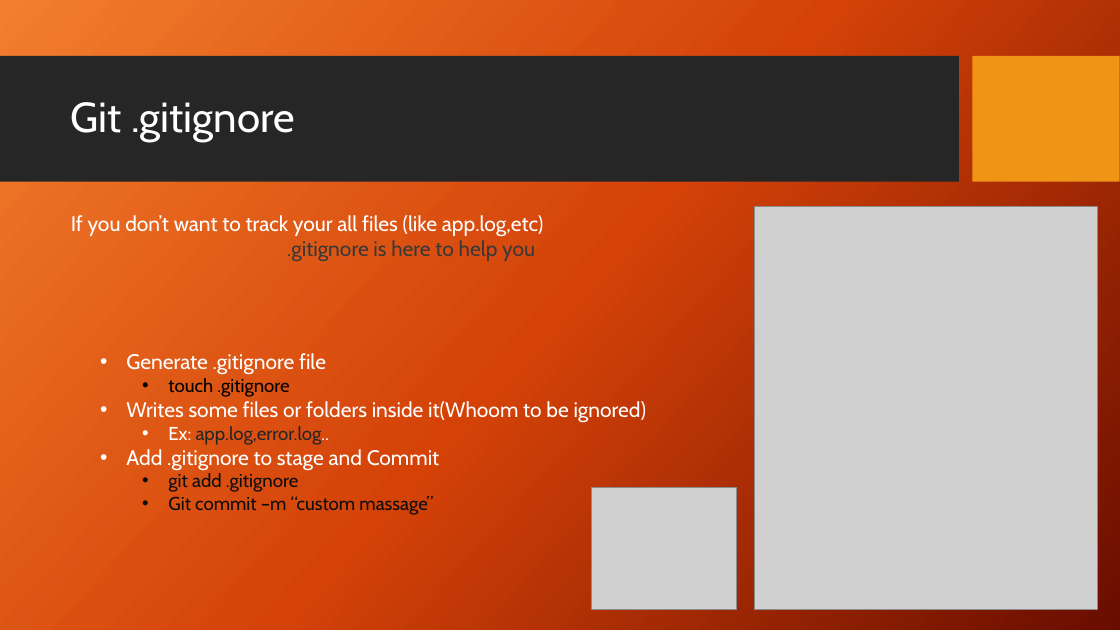
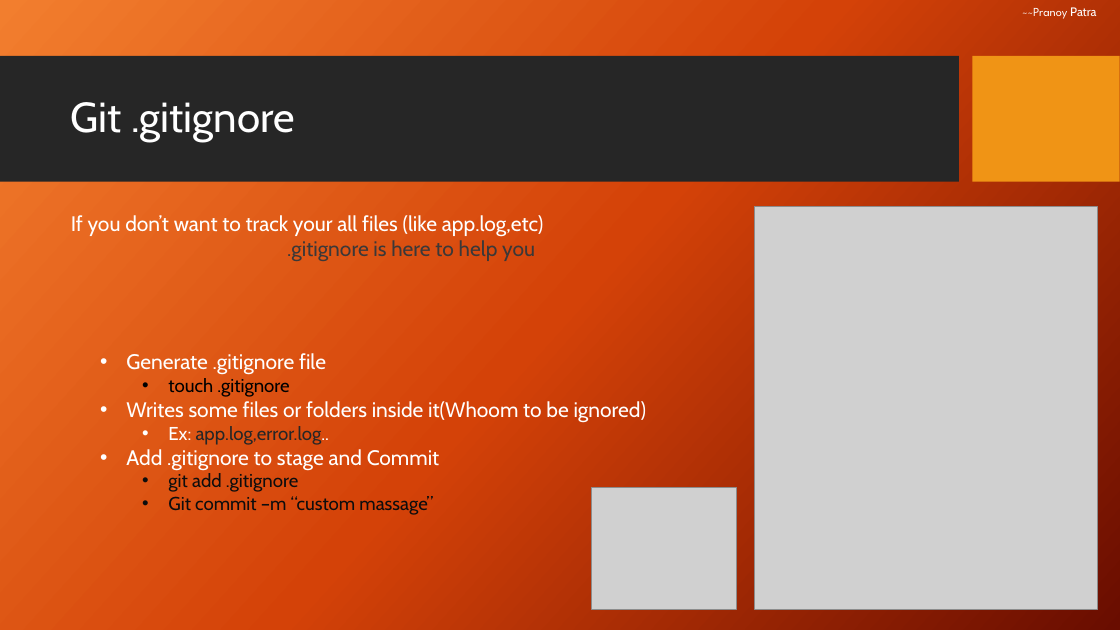
Before and after one commit to pranoy1171999study/Git-GitHubPresentation, a slide deck: slide 15 of GitPresent.pptx. Drawn at 1120x630 pixels with LibreOffice and Linux fonts; fonts in the diff are those of the drawing; grey boxes stand for pictures; background and template pictures are left out. Boxes give left, top, right and bottom in pixels: in the first picture for what was removed or moved away, otherwise in the second. Text is boxed around its words. In the diff, an @@ line names an element or a change of style, - is before the commit and + after.

```diff
--- a/GitPresent.pptx
+++ b/GitPresent.pptx
@@ text added at <box>1022,7,1096,19</box>, 10.5 pt, text #FFFFFF @@
+~~Pranoy Patra
```
Also in this commit, not shown: 25 other slides changed.
